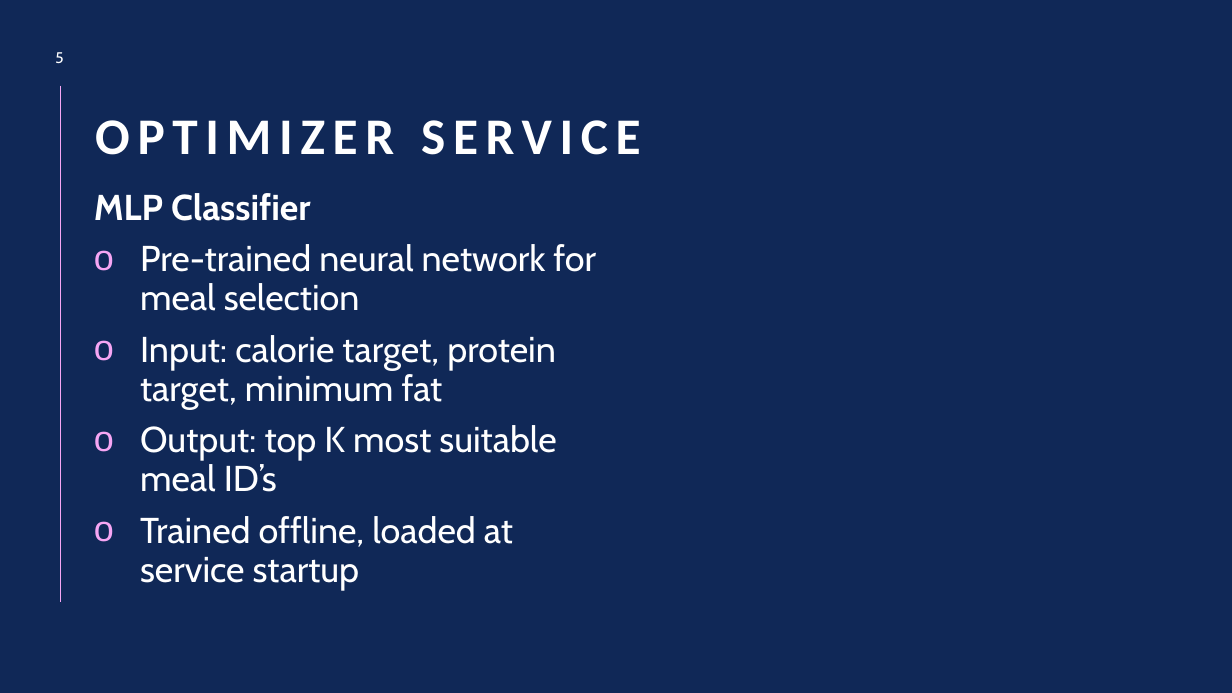
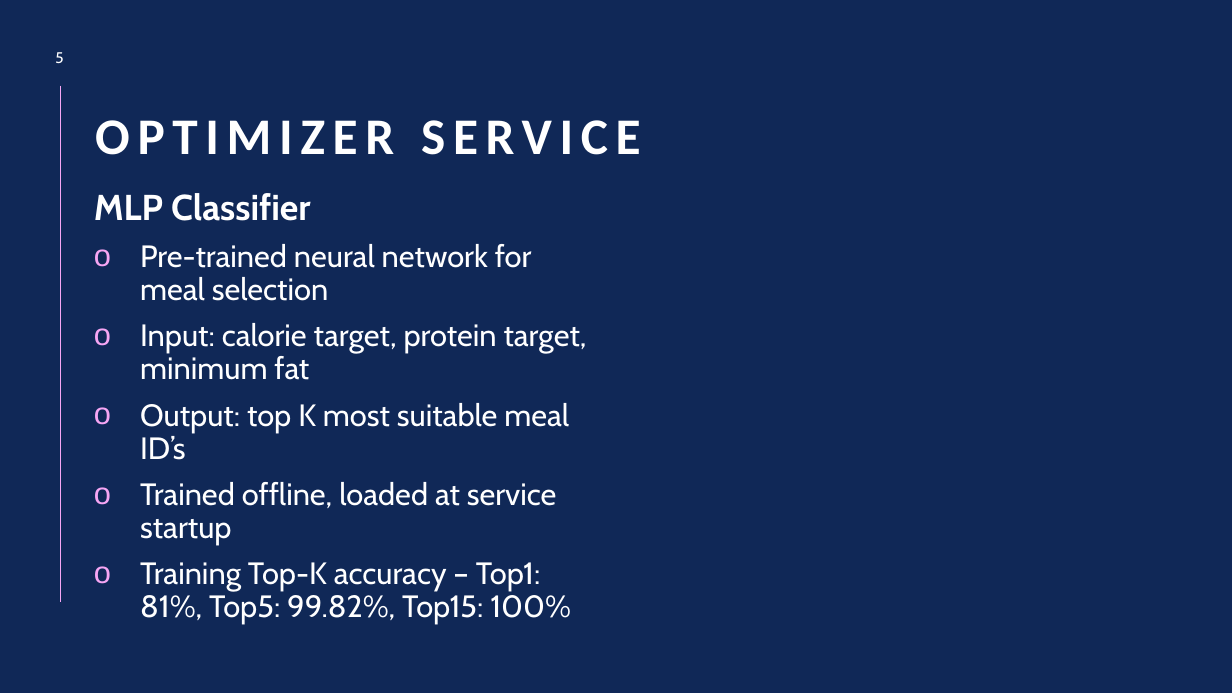
Before and after one commit to TaviEz/FitTrackWithMLP, a slide deck: slide 5 of Documentation/Prezentare Disertatie.pptx. Drawn at 1232x693 pixels with LibreOffice and Linux fonts; fonts in the diff are those of the drawing; grey boxes stand for pictures. Boxes give left, top, right and bottom in pixels: in the first picture for what was removed or moved away, otherwise in the second. Text is boxed around its words. In the diff, an @@ line names an element or a change of style, - is before the commit and + after.

```diff
--- a/Documentation/Prezentare Disertatie.pptx
+++ b/Documentation/Prezentare Disertatie.pptx
@@ text at [140, 244, 587, 545]: size 28 to 24 pt in "Pre-trained neural network for meal selection", "Input: calorie target, protein target, minimum fat", "Output: top K most suitable meal ID’s", "Trained offline, loaded at service startup" @@
@@ text at [140, 562, 571, 624]: paragraph added @@
+o Training Top-K accuracy – Top1: 81%, Top5: 99.82%, Top15: 100%
```
Also in this commit, not shown: 3 other slides changed, 5 slides added, 3 slides removed.
